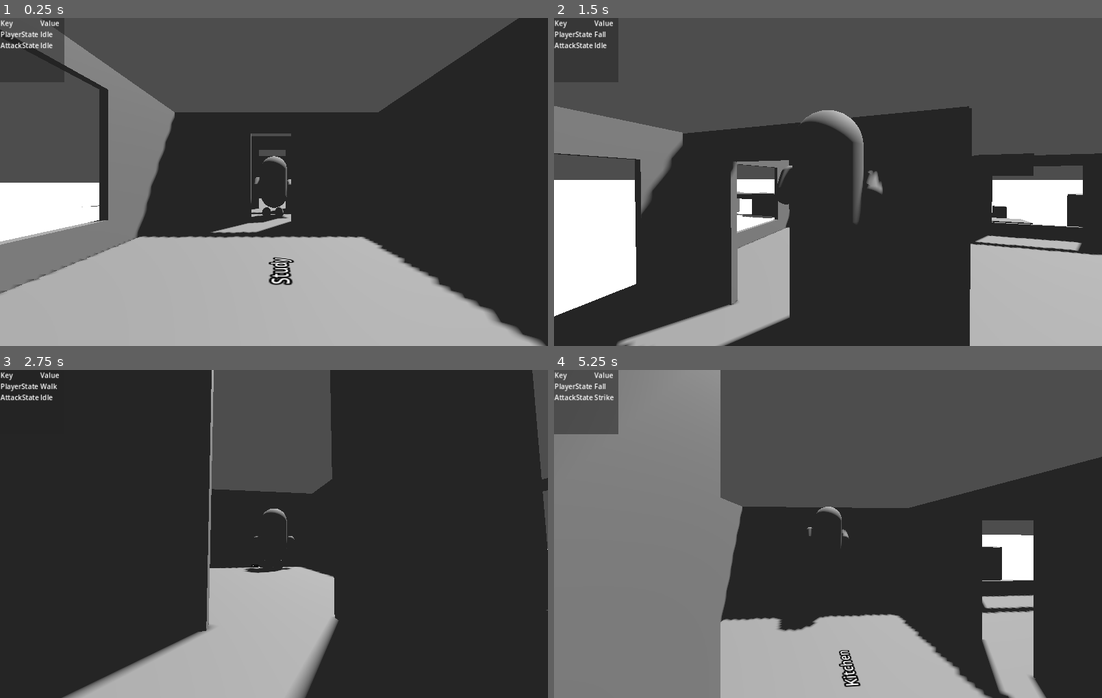
Above: before the commit, frames 1-4 (two rows, left to right).
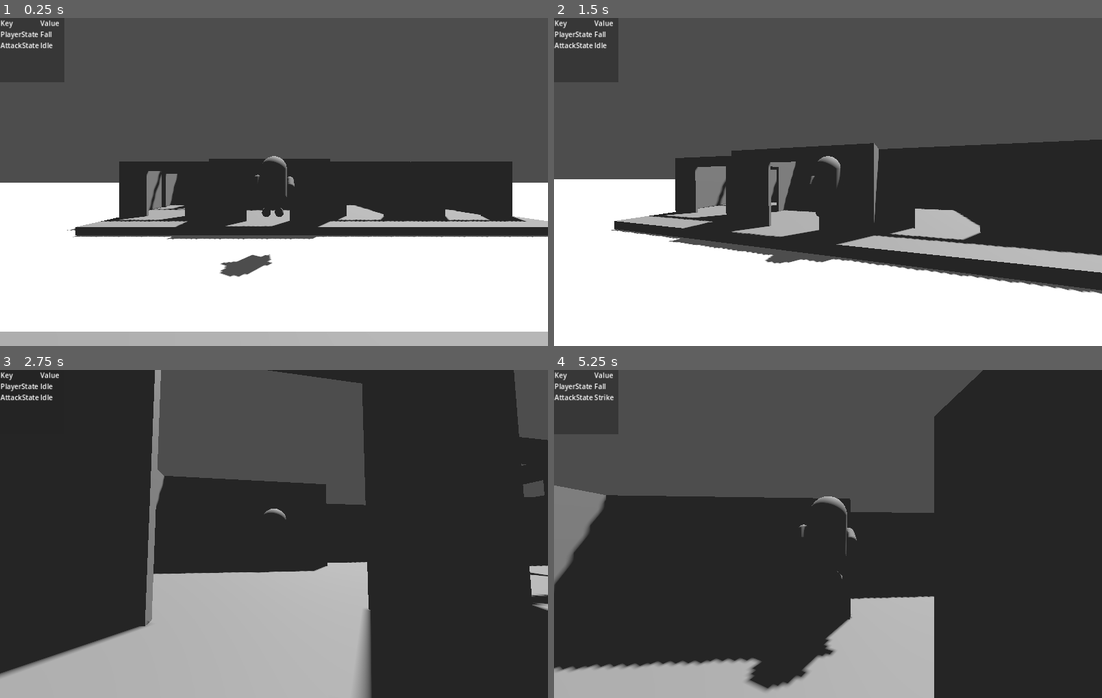
Above: after the commit, the same moments.

Repository: ee0pdt/godot-tps-test
Game: Godot game, scene res://main.tscn
Two runs of this game, one before a commit and one after it. Both use one fixed random seed, a clock stepped at 60 frames per second and the inputs below.
Inputs (mouse positions are in pixels of both pictures, inside the frame that each line leads up to):
- Up to frame 1 (0.25 s): no input
- Up to frame 2 (1.5 s): move the mouse to (855, 182) at 0.52 s; hold Up (forward) from 0.53 s (still down); click (855, 182) at 0.6 s; tap Space (jump) at 0.77 s; move the mouse to (800, 182) at 1.27 s; tap E (interact) at 1.35 s
- Up to frame 3 (2.75 s): keep holding Up (forward); tap Space (jump) at 1.52 s; move the mouse to (284, 527) at 2.02 s; click (284, 527) at 2.1 s
- Up to frame 4 (5.25 s): keep holding Up (forward); move the mouse to (822, 540) at 2.77 s; tap E (interact) at 2.85, 4.35 s; tap Space (jump) at 3.02, 3.77, 4.52 s; move the mouse to (866, 537) at 3.52 s; click (866, 537) at 3.6 s; move the mouse to (784, 530) at 4.27 s; move the mouse to (833, 534) at 5.02 s; click (833, 534) at 5.1 s

The runs differ from the first frame. In frame 1, 55% of the frame differs, in the area x 0-100%, y 0-100%; in frame 2, 44%; in frame 3, 19%; in frame 4, 47%.

Commit message:
Added wheelchair house

Diff:
--- a/main.tscn
+++ b/main.tscn
@@ -1,8 +1,9 @@
-[gd_scene load_steps=12 format=3 uid="uid://dv3kj7ex0vmm6"]
+[gd_scene load_steps=13 format=3 uid="uid://dv3kj7ex0vmm6"]
 
 [ext_resource type="PackedScene" uid="uid://cpdhk1p0ryx5a" path="res://player/player.tscn" id="1_ffgii"]
 [ext_resource type="PackedScene" uid="uid://bnavv6365yuh" path="res://enemy/enemy.tscn" id="2_u6u86"]
 [ext_resource type="Script" path="res://components/carryable.gd" id="3_l2tyv"]
+[ext_resource type="PackedScene" uid="uid://d26nlrf11add3" path="res://wheelchair_house/wheelchair_house.tscn" id="4_4wv8d"]
 
 [sub_resource type="StandardMaterial3D" id="StandardMaterial3D_mbeen"]
 
@@ -29,7 +30,7 @@
 [node name="Node3D" type="Node3D"]
 
 [node name="Player" parent="." node_paths=PackedStringArray("current_weapon") instance=ExtResource("1_ffgii")]
-transform = Transform3D(1, 0, 0, 0, 1, 0, 0, 0, 1, -6.5232, 1.9129, 11.8265)
+transform = Transform3D(1, 0, 0, 0, 1, 0, 0, 0, 1, -4.88798, 1.9129, -5.30226)
 current_weapon = NodePath("Melee")
 
 [node name="Ground" type="MeshInstance3D" parent="."]
@@ -329,3 +330,6 @@
 transform = Transform3D(1, 0, 0, 0, 1, 0, 0, 0, 1, -3.98786, 0.149871, 11.4887)
 use_collision = true
 size = Vector3(9.4233, 0.25127, 11.9961)
+
+[node name="WheelchairHouse" parent="." instance=ExtResource("4_4wv8d")]
+transform = Transform3D(1, 0, 0, 0, 1, 0, 0, 0, 1, -4.45266, 0, -7.9137)
--- /dev/null
+++ b/wheelchair_house/wheelchair_house.tscn
@@ -0,0 +1,211 @@
+[gd_scene format=3 uid="uid://d26nlrf11add3"]
+
+[node name="WheelchairHouse" type="Node3D"]
+
+[node name="CSGBox3D17" type="CSGBox3D" parent="."]
+transform = Transform3D(-1, 0, 8.74228e-08, 0, 1, 0, -8.74228e-08, 0, -1, -6.50888, 1.22424, -2.41241)
+use_collision = true
+size = Vector3(0.1, 2.4, 3)
+
+[node name="CSGBox3D22" type="CSGBox3D" parent="."]
+transform = Transform3D(-1, 0, 8.74228e-08, 0, 1, 0, -8.74228e-08, 0, -1, 8.825, 1.22424, -2.41241)
+use_collision = true
+size = Vector3(0.1, 2.4, 3)
+
+[node name="CSGBox3D19" type="CSGBox3D" parent="."]
+transform = Transform3D(-1, 0, 8.74228e-08, 0, 1, 0, -8.74228e-08, 0, -1, -6.50888, 1.22424, -4.92188)
+use_collision = true
+size = Vector3(0.1, 2.4, 2)
+
+[node name="CSGBox3D32" type="CSGBox3D" parent="."]
+transform = Transform3D(-1, 0, 8.74228e-08, 0, 1, 0, -8.74228e-08, 0, -1, 8.825, 1.22424, -4.92188)
+use_collision = true
+size = Vector3(0.1, 2.4, 2)
+
+[node name="CSGBox3D21" type="CSGBox3D" parent="."]
+transform = Transform3D(-1, 0, 8.74228e-08, 0, 1, 0, -8.74228e-08, 0, -1, -4.85533, 1.22424, -4.92188)
+use_collision = true
+size = Vector3(0.1, 2.4, 2)
+
+[node name="CSGBox3D20" type="CSGBox3D" parent="."]
+transform = Transform3D(-1, 0, 8.74228e-08, 0, 1, 0, -8.74228e-08, 0, -1, -2.61551, 1.22424, -4.92188)
+use_collision = true
+size = Vector3(0.1, 2.4, 2)
+
+[node name="Wall3" type="CSGBox3D" parent="."]
+transform = Transform3D(-1, 0, 8.74228e-08, 0, 1, 0, -8.74228e-08, 0, -1, 1.41629, 1.22424, -4.82823)
+use_collision = true
+size = Vector3(0.1, 2.4, 2.2127)
+
+[node name="Door" type="CSGBox3D" parent="Wall3"]
+transform = Transform3D(-1, 0, -8.74228e-08, 0, 1, 0, 8.74228e-08, 0, -1, -0.025432, -0.16884, -0.0627685)
+operation = 2
+use_collision = true
+size = Vector3(0.2, 2, 1)
+
+[node name="Wall4" type="CSGBox3D" parent="."]
+transform = Transform3D(-1, 0, 8.74228e-08, 0, 1, 0, -8.74228e-08, 0, -1, -1.47276, 1.22424, -4.82823)
+use_collision = true
+size = Vector3(0.1, 2.4, 2.2127)
+
+[node name="Door" type="CSGBox3D" parent="Wall4"]
+transform = Transform3D(-1, 0, -8.74228e-08, 0, 1, 0, 8.74228e-08, 0, -1, -0.025432, -0.16884, -0.0627685)
+operation = 2
+use_collision = true
+size = Vector3(0.2, 2, 1)
+
+[node name="CSGBox3D18" type="CSGBox3D" parent="."]
+transform = Transform3D(-1, 0, 8.74228e-08, 0, 1, 0, -8.74228e-08, 0, -1, -2.6087, 1.22424, -1.82379)
+use_collision = true
+size = Vector3(0.1, 2.4, 4.17725)
+
+[node name="Door2" type="CSGBox3D" parent="CSGBox3D18"]
+transform = Transform3D(-1, 0, -8.74228e-08, 0, 1, 0, 8.74228e-08, 0, -1, -0.0162439, -0.16884, -0.184093)
+operation = 2
+use_collision = true
+size = Vector3(0.2, 2, 1)
+
+[node name="CSGBox3D24" type="CSGBox3D" parent="."]
+transform = Transform3D(-1, 0, 8.74228e-08, 0, 1, 0, -8.74228e-08, 0, -1, 1.43518, 1.22424, -0.339289)
+use_collision = true
+size = Vector3(0.1, 2.4, 1.20825)
+
+[node name="CSGBox3D31" type="CSGBox3D" parent="."]
+transform = Transform3D(-1, 0, 8.74228e-08, 0, 1, 0, -8.74228e-08, 0, -1, 4.92482, 1.22424, -3.43528)
+use_collision = true
+size = Vector3(0.1, 2.4, 5.16235)
+
+[node name="Door3" type="CSGBox3D" parent="CSGBox3D31"]
+transform = Transform3D(-1, 0, -8.74228e-08, 0, 1, 0, 8.74228e-08, 0, -1, 0.0155849, -0.16884, -1.79559)
+operation = 2
+use_collision = true
+size = Vector3(0.2, 2, 1)
+
+[node name="CSGBox3D16" type="CSGBox3D" parent="."]
+transform = Transform3D(-4.37114e-08, 0, -1, 0, 1, 0, 1, 0, -4.37114e-08, -4.55104, 1.22424, -0.885804)
+use_collision = true
+size = Vector3(0.1, 2.4, 4)
+
+[node name="Door3" type="CSGBox3D" parent="CSGBox3D16"]
+transform = Transform3D(1, 0, 0, 0, 1, 0, 0, 0, 1, 0.0329071, -0.16884, 0.148737)
+operation = 2
+use_collision = true
+size = Vector3(0.2, 2, 1.5)
+
+[node name="Wall8" type="CSGBox3D" parent="."]
+transform = Transform3D(-4.37114e-08, 0, -1, 0, 1, 0, 1, 0, -4.37114e-08, 6.9592, 1.22424, -0.885804)
+use_collision = true
+size = Vector3(0.1, 2.4, 4)
+
+[node name="Door5" type="CSGBox3D" parent="Wall8"]
+transform = Transform3D(1, 0, 0, 0, 1, 0, 0, 0, 1, 0.0329071, -0.16884, -0.10252)
+operation = 2
+use_collision = true
+size = Vector3(0.2, 2, 1.5)
+
+[node name="CSGBox3D29" type="CSGBox3D" parent="."]
+transform = Transform3D(-4.37114e-08, 0, -1, 0, 1, 0, 1, 0, -4.37114e-08, 6.89762, 1.22424, -5.96038)
+use_collision = true
+size = Vector3(0.1, 2.4, 4)
+
+[node name="CSGBox3D27" type="CSGBox3D" parent="."]
+transform = Transform3D(-4.37114e-08, 0, -1, 0, 1, 0, 1, 0, -4.37114e-08, -0.599543, 1.22424, 0.202141)
+use_collision = true
+size = Vector3(0.1, 2.4, 4)
+
+[node name="Door4" type="CSGBox3D" parent="CSGBox3D27"]
+transform = Transform3D(1, 0, 0, 0, 1, 0, 0, 0, 1, 0.0485655, -0.16884, 0.0314088)
+operation = 2
+use_collision = true
+size = Vector3(0.2, 2, 1.5)
+
+[node name="Wall" type="CSGBox3D" parent="."]
+transform = Transform3D(-4.37114e-08, 0, -1, 0, 1, 0, 1, 0, -4.37114e-08, -4.55104, 1.22424, -3.89305)
+use_collision = true
+size = Vector3(0.1, 2.4, 4)
+
+[node name="Door" type="CSGBox3D" parent="Wall"]
+transform = Transform3D(1, 0, 0, 0, 1, 0, 0, 0, 1, 0, -0.16884, 1.18308)
+operation = 2
+use_collision = true
+size = Vector3(0.2, 2, 1)
+
+[node name="Door2" type="CSGBox3D" parent="Wall"]
+transform = Transform3D(1, 0, 0, 0, 1, 0, 0, 0, 1, 0, -0.16884, -0.323251)
+operation = 2
+use_collision = true
+size = Vector3(0.2, 2, 1)
+
+[node name="CSGBox3D33" type="CSGBox3D" parent="."]
+transform = Transform3D(-1, 0, 8.74228e-08, 0, 1, 0, -8.74228e-08, 0, -1, 6.61788, 1.22424, -4.92188)
+use_collision = true
+size = Vector3(0.1, 2.4, 2)
+
+[node name="Wall6" type="CSGBox3D" parent="."]
+transform = Transform3D(-4.37114e-08, 0, -1, 0, 1, 0, 1, 0, -4.37114e-08, 6.92217, 1.22424, -3.89305)
+use_collision = true
+size = Vector3(0.1, 2.4, 4)
+
+[node name="Door" type="CSGBox3D" parent="Wall6"]
+transform = Transform3D(1, 0, 0, 0, 1, 0, 0, 0, 1, 0, -0.16884, 1.18308)
+operation = 2
+use_collision = true
+size = Vector3(0.2, 2, 1)
+
+[node name="Door2" type="CSGBox3D" parent="Wall6"]
+transform = Transform3D(1, 0, 0, 0, 1, 0, 0, 0, 1, 0, -0.16884, -0.323251)
+operation = 2
+use_collision = true
+size = Vector3(0.2, 2, 1)
+
+[node name="Wall2" type="CSGBox3D" parent="."]
+transform = Transform3D(-4.37114e-08, 0, -1, 0, 1, 0, 1, 0, -4.37114e-08, -0.568752, 1.22424, -3.65699)
+use_collision = true
+size = Vector3(0.1, 2.4, 4)
+
+[node name="Wall5" type="CSGBox3D" parent="."]
+transform = Transform3D(-4.37114e-08, 0, -1, 0, 1, 0, 1, 0, -4.37114e-08, -0.0233417, 1.22424, -4.18542)
+use_collision = true
+size = Vector3(0.1, 2.4, 2.90918)
+
+[node name="CSGBox3D25" type="CSGBox3D" parent="."]
+transform = Transform3D(-4.37114e-08, 0, -1, 0, 1, 0, 1, 0, -4.37114e-08, -4.55104, 1.22424, -5.96804)
+use_collision = true
+size = Vector3(0.1, 2.4, 4)
+
+[node name="CSGBox3D26" type="CSGBox3D" parent="."]
+transform = Transform3D(-4.37114e-08, 0, -1, 0, 1, 0, 1, 0, -4.37114e-08, -0.537962, 1.22424, -5.96804)
+use_collision = true
+size = Vector3(0.1, 2.4, 4)
+
+[node name="CSGBox3D28" type="CSGBox3D" parent="."]
+transform = Transform3D(-4.37114e-08, 0, -1, 0, 1, 0, 1, 0, -4.37114e-08, 3.1828, 1.22424, -5.96804)
+use_collision = true
+size = Vector3(0.1, 2.4, 3.5)
+
+[node name="Wall7" type="CSGBox3D" parent="."]
+transform = Transform3D(-4.37114e-08, 0, -1, 0, 1, 0, 1, 0, -4.37114e-08, 3.1828, 1.22424, -0.88754)
+use_collision = true
+size = Vector3(0.1, 2.4, 3.5)
+
+[node name="Door4" type="CSGBox3D" parent="Wall7"]
+transform = Transform3D(1, 0, 0, 0, 1, 0, 0, 0, 1, 0.034643, -0.16884, -0.00152898)
+operation = 2
+use_collision = true
+size = Vector3(0.2, 2, 1.5)
+
+[node name="Wall9" type="CSGBox3D" parent="."]
+transform = Transform3D(-4.37114e-08, 0, -1, 0, 1, 0, 1, 0, -4.37114e-08, 3.1828, 1.22424, -0.88754)
+use_collision = true
+size = Vector3(0.1, 2.4, 3.5)
+
+[node name="Door4" type="CSGBox3D" parent="Wall9"]
+transform = Transform3D(1, 0, 0, 0, 1, 0, 0, 0, 1, 0.034643, -0.16884, -0.00152898)
+operation = 2
+use_collision = true
+size = Vector3(0.2, 2, 1.5)
+
+[node name="Deck" type="CSGBox3D" parent="."]
+transform = Transform3D(-4.37114e-08, 0, -1, 0, 1, 0, 1, 0, -4.37114e-08, 1.30942, 0.149871, -2.26919)
+use_collision = true
+size = Vector3(6.94527, 0.25127, 15.3638)
